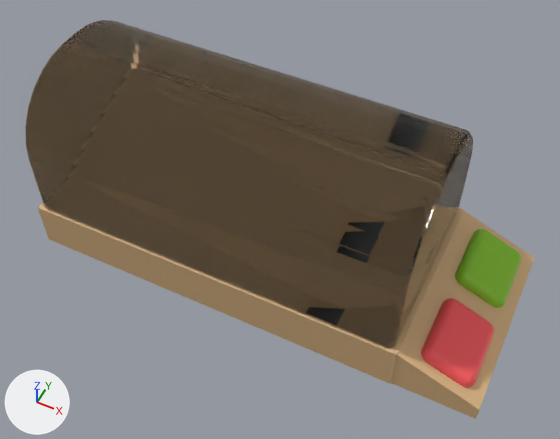
The Blender file src/assets/table.blend, before and after one commit.
The view is the same before and after, from a camera (50 mm lens) standing at (4.67, -7.3, 9.5) and looking at (1.21, -0.37, 0.84). Arrows for +X, +Y and +Z are at lower left; the lights stay in place.

The first picture shows 'Control A', 'Control B', 'Controls', 'Glass', 'Table'.
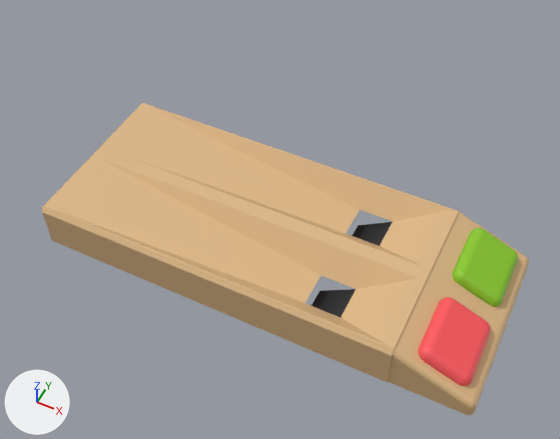
Boxes [x1, y1, x2, y2] around the edits, measured in the pictures (560 x 439 px; the box of a moved part takes in the faces that stretch with it):
'Glass', hidden: before [25, 20, 473, 348]
'Table', reshaped: before [38, 203, 464, 384]; after [42, 103, 460, 382]
'Controls', moved, modifiers changed: before [391, 211, 534, 419]; after [388, 212, 529, 415]
'Control A', moved: before [421, 298, 494, 388]; after [418, 297, 491, 386]
'Control B', moved: before [455, 229, 521, 308]; after [452, 228, 518, 307]
part 2 of me_cube_006, moved or reshaped (not visible before): after [352, 222, 392, 246]
part 3 of me_cube_007, moved or reshaped (not visible before): after [311, 289, 355, 318]

Edits to the bpy script that builds the scene:
```text
Change me_cube_002:
    used by ob_table; location = (0.0, 0.0, 0.07)
    remove me_cube_002.from_pydata(...)  # 72 vertices, 68 faces; spans x -2.54..3.55, y -1.5..1.5, z -0.47..0.31
    add me_cube_002.from_pydata(...)  # 88 vertices, 75 faces; spans x -2.54..3.55, y -1.5..1.5, z -0.47..0.31
    me_cube_002 part 1: 2 vertices moved from x 3.55, y -0.12..0.12, z 0.31 to x 3.48, y -0.12..0.12, z 0.31; 34 vertices removed from x -2.54..3.55, y -1.5..1.5, z -0.47..0.31; 50 vertices added at x -2.54..3.55, y -1.5..1.5, z -0.47..0.31
Change me_cube_006:
    where me_cube_006.from_pydata(...)  # 8 vertices, 6 faces; spans x -0.287..0.287, y -0.287..0.287, z -0.287..0.143
    used by ob_thruster_b; location = (2.26, 0.76, -0.11)
    me_cube_006 part 2
    me_cube_006.vertices[4].co: (-0.287, -0.287, -0.159) -> (-0.287, -0.287, -0.239)
    me_cube_006.vertices[5].co: (-0.287, 0.287, -0.159) -> (-0.287, 0.287, -0.239)  # not seen -> pixel (357, 225)
    me_cube_006.vertices[6].co: (0.287, 0.287, 0.143) -> (0.287, 0.287, 0.141)  # not seen -> pixel (392, 221)
    me_cube_006.vertices[7].co: (0.287, -0.287, 0.143) -> (0.287, -0.287, 0.141)  # not seen -> pixel (379, 245)
Change me_cube_007:
    where me_cube_007.from_pydata(...)  # 8 vertices, 6 faces; spans x -0.287..0.287, y -0.287..0.287, z -0.287..0.143
    used by ob_thruster_a; location = (2.26, -0.77, -0.11)
    me_cube_007 part 3
    me_cube_007.vertices[4].co: (-0.287, -0.287, -0.159) -> (-0.287, -0.287, -0.239)
    me_cube_007.vertices[5].co: (-0.287, 0.287, -0.159) -> (-0.287, 0.287, -0.239)  # not seen -> pixel (319, 290)
    me_cube_007.vertices[6].co: (0.287, 0.287, 0.143) -> (0.287, 0.287, 0.141)  # not seen -> pixel (355, 289)
    me_cube_007.vertices[7].co: (0.287, -0.287, 0.143) -> (0.287, -0.287, 0.141)  # not seen -> pixel (340, 317)
Change ob_glass:
    add ob_glass.hide_set(True)
Change ob_controls:
    ob_controls.location: (4.18, 0.0, 0.09) -> (4.14, 0.0, 0.09)
    add _m = ob_controls.modifiers.new('Bevel', 'BEVEL')
    add _m.segments = 6
    add _m.angle_limit = 0.785
    add _m.loop_slide = False
    add _m.harden_normals = True
    add _m.miter_outer = 'MITER_ARC'
Change ob_control_a:
    ob_control_a.location: (4.31, -0.69, -0.12) -> (4.26, -0.69, -0.12)
Change ob_control_b:
    ob_control_b.location: (4.31, 0.81, -0.12) -> (4.26, 0.81, -0.12)
```
